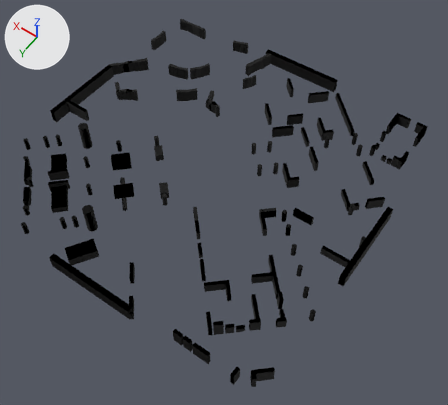
An edit to the FBX model Assets/Stages/CystalPyramidStage/CrystalPyramidWalls.FBX, drawn before and after from the same camera.
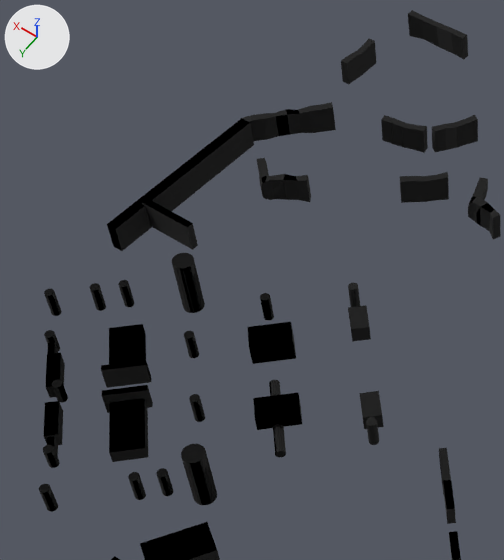
The first picture shows the older version from a 50 mm lens placed at (-45.8, 59.7, 85.6), pointed at (-5.6, 3.4, -2.9). The close-ups show both versions on the part from 1% to 49% of the width and 3% to 63% of the height of that picture; other places that the commit changed are outside them. Every picture has the same lights, and +X, +Y and +Z are marked at upper left. Where no turn or scale is listed for an object, it has been applied to the vertices.

Objects in the first close-up: 'BorderIndestructibles', 'InnerIndestruct', 'MiddleIndestruct'.
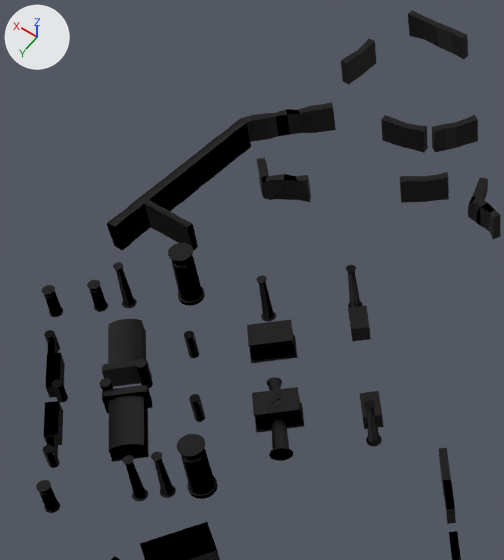
Changed parts and their boxes (x1, y1, x2, y2) in the close-ups (504 x 560 px):
'BorderIndestructibles', reshaped
    before: (39, 10, 478, 560)
    after: (36, 10, 478, 560)
part 1 of me_mesh, rebuilt (40% wider, 71% taller)
    before: (260, 293, 274, 320)
    after: (256, 275, 276, 322)
part 2 of me_mesh, rebuilt
    before: (247, 322, 296, 364)
    after: (247, 320, 298, 363)
part 3 of me_mesh, built on
    before: (253, 380, 302, 457)
    after: (252, 377, 304, 461)
part 4 of me_mesh_001, rebuilt (42% wider, 62% taller)
    before: (128, 472, 146, 500)
    after: (122, 455, 148, 501)
part 5 of me_mesh_001, rebuilt (29% wider, 14% taller)
    before: (90, 283, 106, 311)
    after: (87, 280, 108, 312)
part 6 of me_mesh_001, rebuilt (37% wider, 66% taller)
    before: (156, 468, 174, 496)
    after: (151, 451, 176, 498)
part 7 of me_mesh_001, rebuilt (47% wider, 68% taller)
    before: (118, 280, 134, 307)
    after: (113, 262, 137, 308)
part 8 of me_mesh_001, rebuilt (25% wider, 17% taller)
    before: (39, 484, 58, 512)
    after: (36, 480, 60, 513)
part 9 of me_mesh_001, rebuilt (16% wider, 18% taller)
    before: (44, 289, 62, 316)
    after: (42, 285, 63, 317)
part 10 of me_mesh_001, rebuilt
    before: (107, 118, 254, 251)
    after: (107, 119, 251, 250)
part 11 of me_mesh_001, rebuilt
    before: (142, 198, 198, 250)
    after: (145, 200, 198, 251)
part 12 of me_mesh_001, rebuilt (10% taller)
    before: (109, 324, 146, 364)
    after: (108, 319, 146, 363)
part 13 of me_mesh_001, added
    after: (135, 359, 153, 388)
part 14 of me_mesh_001, added
    after: (99, 378, 113, 391)
part 15 of me_mesh_001, built on
    before: (101, 360, 217, 505)
    after: (102, 360, 218, 499)
part 16 of me_mesh_001, built on
    before: (172, 253, 205, 313)
    after: (168, 243, 205, 306)

The change, as a list of edits to the scene's bpy script:
```text
Change me_mesh_001:
    used by ob_borderindestructibles; location = (0.0, 0.0, 0.0)
    remove me_mesh_001.from_pydata(...)  # 1602 vertices, 2649 faces; spans x -32.0..32.7, y -31.9..31.9, z -1.1..4.1
    add me_mesh_001.from_pydata(...)  # 4318 vertices, 4937 faces; spans x -32.0..32.7, y -31.9..31.9, z -0.5..5.0
    me_mesh_001 part 4: the loose piece of 42 vertices spanning x 11.6..12.4, y 24.8..25.6, z 0.0..2.3 is rebuilt with 199 vertices and now spans x 11.4..12.6, y 24.6..25.8, z 0.0..4.3
    me_mesh_001 part 5: the loose piece of 42 vertices spanning x 27.5..28.3, y 13.1..13.9, z 0.0..2.3 is rebuilt with 145 vertices and now spans x 27.3..28.4, y 12.9..14.0, z 0.0..2.6
    me_mesh_001 part 6: the loose piece of 42 vertices spanning x 10.2..11.0, y 23.4..24.2, z 0.0..2.3 is rebuilt with 199 vertices and now spans x 10.0..11.2, y 23.2..24.4, z 0.0..4.3
    me_mesh_001 part 7: the loose piece of 42 vertices spanning x 25.9..26.7, y 11.5..12.3, z 0.0..2.3 is rebuilt with 199 vertices and now spans x 25.7..26.9, y 11.3..12.5, z 0.0..4.3
    me_mesh_001 part 8: the loose piece of 42 vertices spanning x 16.0..16.8, y 29.2..30.0, z 0.0..2.3 is rebuilt with 145 vertices and now spans x 15.9..17.0, y 29.1..30.2, z 0.0..2.6
    me_mesh_001 part 9: the loose piece of 42 vertices spanning x 30.0..30.8, y 15.6..16.4, z 0.0..2.3 is rebuilt with 145 vertices and now spans x 29.8..31.0, y 15.5..16.6, z 0.0..2.6
    me_mesh_001 part 10: the loose piece of 8 vertices spanning x 31.2..32.2, y -8.7..7.9, z -0.2..2.4 is rebuilt with 338 vertices and now spans x 31.2..32.2, y -8.3..7.8, z -0.2..2.6
    me_mesh_001 part 11: the loose piece of 8 vertices spanning x 26.4..31.5, y 3.8..4.4, z 0.0..2.6 is rebuilt with 190 vertices and now spans x 26.3..31.4, y 3.8..4.4, z -0.2..2.6
    me_mesh_001 part 12: the loose piece of 8 vertices spanning x 19.5..24.8, y 13.5..18.8, z 0.0..1.1 is rebuilt with 96 vertices and now spans x 19.6..24.9, y 13.4..18.7, z 0.0..1.7
    me_mesh_001 part 13: a new loose piece of 469 vertices spanning x 18.6..19.5, y 16.8..17.7, z 0.0..2.5, in mat_walls (black #000000)
    me_mesh_001 part 14: a new loose piece of 469 vertices spanning x 19.4..20.3, y 19.8..20.6, z 0.0..2.5, in mat_walls (black #000000)
    me_mesh_001 part 15: 4 vertices moved from x 17.5..19.5, y 18.3..21.1, z 0.0..2.0 to x 17.5..19.5, y 18.3..21.1, z 0.0..1.7; 50 vertices removed from x 7.9..21.7, y 16.5..24.2, z -1.1..4.1; 345 vertices added at x 7.7..21.8, y 16.4..24.2, z 0.0..5.0
    me_mesh_001 part 16: 36 vertices removed from x 21.9..23.6, y 7.5..9.2, z -1.1..4.1; 139 vertices added at x 21.7..23.8, y 7.3..9.4, z 0.0..5.0
Change me_mesh:
    used by ob_middleindestruct; location = (0.0, 0.0, 0.0)
    remove me_mesh.from_pydata(...)  # 342 vertices, 547 faces; spans x -21.8..16.5, y -27.2..16.8, z -0.3..2.4
    add me_mesh.from_pydata(...)  # 827 vertices, 953 faces; spans x -21.8..16.7, y -27.2..17.1, z -0.7..4.3
    me_mesh part 1: the loose piece of 42 vertices spanning x 15.7..16.5, y 6.0..6.8, z 0.0..2.3 is rebuilt with 199 vertices and now spans x 15.5..16.7, y 5.8..7.0, z 0.0..4.3
    me_mesh part 2: the loose piece of 8 vertices spanning x 11.5..15.4, y 7.0..10.9, z -0.2..1.9 is rebuilt with 44 vertices and now spans x 11.3..15.5, y 6.8..11.0, z 0.1..2.1
    me_mesh part 3: 1 vertex moved within x 6.0, y 16.5, z 0.2; 44 vertices removed from x 5.8..11.3, y 11.3..16.8, z -0.2..1.5; 336 vertices added at x 5.3..11.4, y 11.1..17.1, z -0.7..2.2
```
